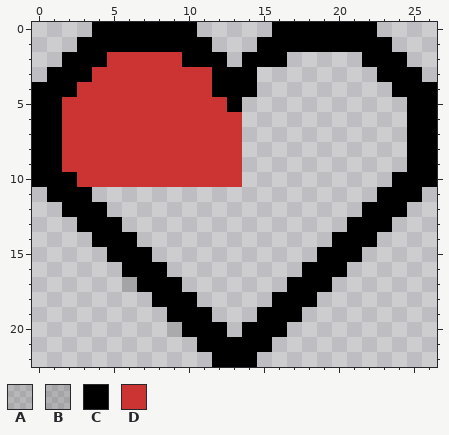
A pixel-art sprite gets an edit: dotfiles/sketchybar/assets/battery/heart_1.png. The picture above is the old version.
The file is 27x23 pixels. Pixels under 10% opacity are left out.
Palette (. is transparent): A #0000001b  B #00000023  C #000000  D #cc3333
Pixels before, first column x 0:
 0 ....CCCCCCC.....CCCCCCC....
 1 ...CCCCCCCCC...CCCCCCCCC...
 2 ..CCCDDDDDCCC.CCC.....CCC..
 3 .CCCDDDDDDDDCCC........CCC.
 4 CCCDDDDDDDDDCCC.........CCC
 5 CCDDDDDDDDDDDC...........CC
 6 CCDDDDDDDDDDDD...........CC
 7 CCDDDDDDDDDDDD...........CC
 8 CCDDDDDDDDDDDD...........CC
 9 CCDDDDDDDDDDDD...........CC
10 CCCDDDDDDDDDDD..........CCC
11 .CCC...................CCC.
12 ..CCC.................CCC..
13 ...CCC...............CCC...
14 ....CCC.............CCC....
15 .....CCC...........CCC.....
16 ......CCC.........CCC......
17 ......BCCC.......CCC.......
18 ........CCC.....CCC........
19 .........CCC...CCC.........
20 .........ACCC.CCC..........
21 ...........CCCCC...........
22 ............CCC............
The result:
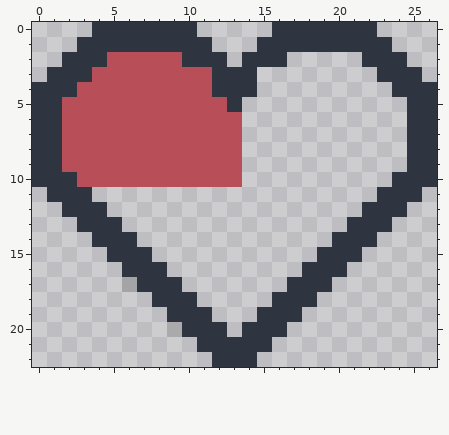
The author wrote: add charge indicator to battery hearts
Edits made:
colour C: #000000 -> #2e3440
colour D: #cc3333 -> #b74e58
Changed places in both pictures, as pixel boxes (x1, y1, x2, y2):
changed: (32, 22, 437, 367)
